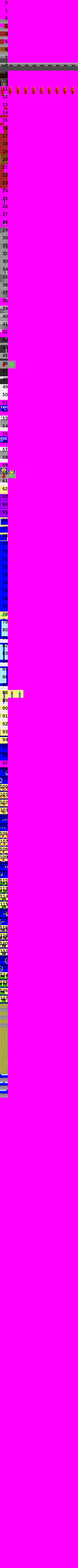
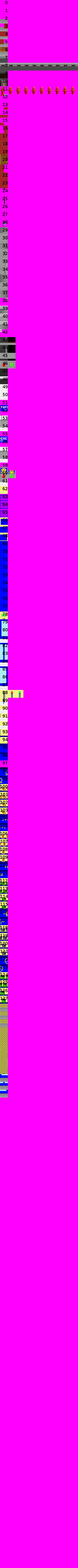
Layered file, before and after one edit (w=78, h=1568). Changes by layer:
added layer "door2-top open" in group "door2" over [7, 352, 16, 361]
added layer "door2-middle open" in group "door2" over [7, 344, 16, 353]
added layer "door 2 bottom open" in group "door2" over [7, 337, 16, 345]
